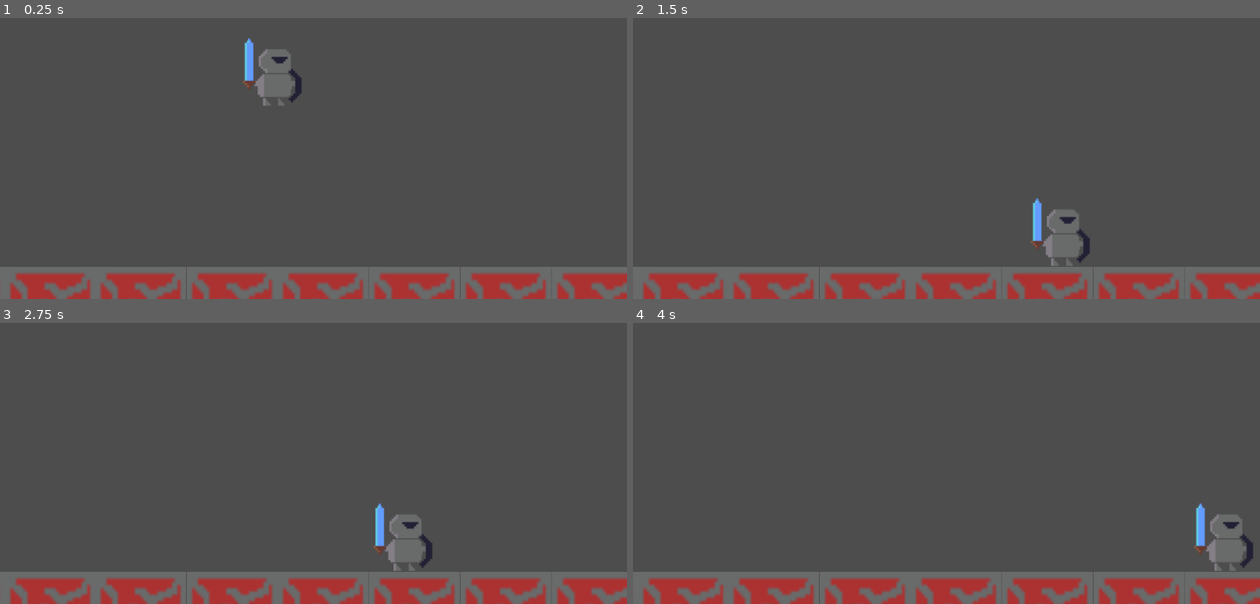
Above: before the commit, frames 1-4 (two rows, left to right).
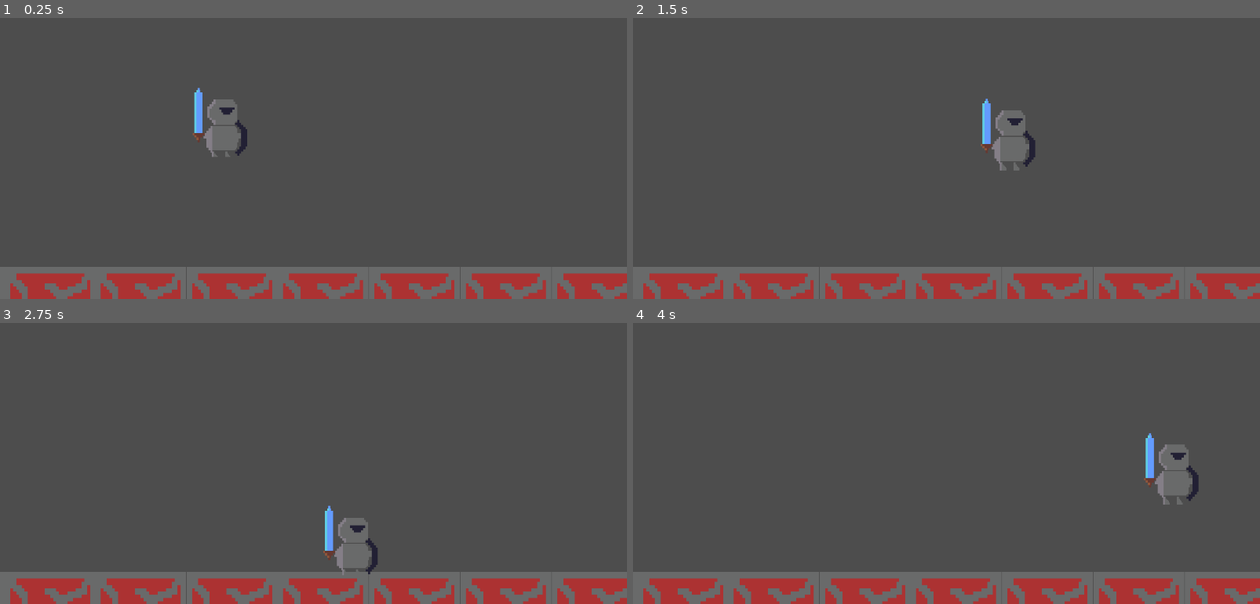
Above: after the commit, the same moments.

Repository: icarosun/the_gem_knight
Game: Godot game, scene res://node_2d.tscn
Two runs of this game, one before a commit and one after it. Both use one fixed random seed, a clock stepped at 60 frames per second and the inputs below.
Inputs:
- Up to frame 1 (0.25 s): no input
- Up to frame 2 (1.5 s): tap Enter (ui_accept) at 0.5, 0.77 s; hold Right (ui_right) from 0.53 s (still down)
- Up to frame 3 (2.75 s): tap Enter (ui_accept) at 1.52 s; release Right (ui_right) at 2.03 s; hold Left (ui_left) from 2.03 s (still down)
- Up to frame 4 (4 s): release Left (ui_left) at 2.78 s; hold Right (ui_right) from 2.78 s (still down); tap Enter (ui_accept) at 3.02, 3.77 s

The runs differ from the first frame. In frame 1, 2.7% of the frame differs, in the area x 1-100%, y 7-100%; in frame 2, 2.7%, in the area x 1-100%, y 28-100%; in frame 3, 2.7%; in frame 4, 2.7%.

Commit message:
add: sprite player

Diff:
--- a/node_2d.tscn
+++ b/node_2d.tscn
@@ -1,30 +1,60 @@
-[gd_scene load_steps=6 format=3 uid="uid://c7vwmc43kr3do"]
+[gd_scene load_steps=12 format=3 uid="uid://c7vwmc43kr3do"]
 
-[ext_resource type="Script" path="res://character_body_2d.gd" id="1_mfo7k"]
-[ext_resource type="Texture2D" uid="uid://8mg1hnlvs30y" path="res://soldado-parado.png" id="2_d7ujr"]
-[ext_resource type="Texture2D" uid="uid://ct0l4bfd46dkk" path="res://Sprite-0002.png" id="3_i6g10"]
+[ext_resource type="Script" path="res://scripts/player.gd" id="2_604b5"]
+[ext_resource type="Texture2D" uid="uid://b7akv2bjhgthh" path="res://assets/soldado-idle.png" id="2_kwqj2"]
+[ext_resource type="Texture2D" uid="uid://ct0l4bfd46dkk" path="res://assets/Sprite-0002.png" id="3_i6g10"]
+
+[sub_resource type="RectangleShape2D" id="RectangleShape2D_hkjpv"]
+size = Vector2(1138.5, 125)
 
 [sub_resource type="RectangleShape2D" id="RectangleShape2D_yciqq"]
 size = Vector2(122, 134)
 
-[sub_resource type="RectangleShape2D" id="RectangleShape2D_hkjpv"]
-size = Vector2(1138.5, 125)
+[sub_resource type="AtlasTexture" id="AtlasTexture_81xq3"]
+atlas = ExtResource("2_kwqj2")
+region = Rect2(0, 0, 64, 64)
+
+[sub_resource type="AtlasTexture" id="AtlasTexture_jipkb"]
+atlas = ExtResource("2_kwqj2")
+region = Rect2(64, 0, 64, 64)
+
+[sub_resource type="AtlasTexture" id="AtlasTexture_qyr7y"]
+atlas = ExtResource("2_kwqj2")
+region = Rect2(128, 0, 64, 64)
+
+[sub_resource type="AtlasTexture" id="AtlasTexture_nl05q"]
+atlas = ExtResource("2_kwqj2")
+region = Rect2(192, 0, 64, 64)
+
+[sub_resource type="AtlasTexture" id="AtlasTexture_itmn3"]
+atlas = ExtResource("2_kwqj2")
+region = Rect2(256, 0, 64, 64)
+
+[sub_resource type="SpriteFrames" id="SpriteFrames_20s3q"]
+animations = [{
+"frames": [{
+"duration": 1.0,
+"texture": SubResource("AtlasTexture_81xq3")
+}, {
+"duration": 1.0,
+"texture": SubResource("AtlasTexture_jipkb")
+}, {
+"duration": 1.0,
+"texture": SubResource("AtlasTexture_qyr7y")
+}, {
+"duration": 1.0,
+"texture": SubResource("AtlasTexture_nl05q")
+}, {
+"duration": 1.0,
+"texture": SubResource("AtlasTexture_itmn3")
+}],
+"loop": true,
+"name": &"idle",
+"speed": 10.0
+}]
 
 [node name="Node2D" type="Node2D"]
 position = Vector2(322, 123)
-
-[node name="CharacterBody2D" type="CharacterBody2D" parent="."]
-position = Vector2(-4, 50)
-script = ExtResource("1_mfo7k")
-
-[node name="CollisionShape2D" type="CollisionShape2D" parent="CharacterBody2D"]
-position = Vector2(181, 28)
-shape = SubResource("RectangleShape2D_yciqq")
-
-[node name="Sprite2D" type="Sprite2D" parent="CharacterBody2D"]
-position = Vector2(183, 28)
-scale = Vector2(1.96875, 2)
-texture = ExtResource("2_d7ujr")
 
 [node name="StaticBody2D" type="StaticBody2D" parent="."]
 position = Vector2(-264, 303)
@@ -72,3 +102,18 @@
 position = Vector2(1039.38, 257.75)
 scale = Vector2(5.22656, 5.89063)
 texture = ExtResource("3_i6g10")
+
+[node name="CharacterBody2D2" type="CharacterBody2D" parent="."]
+script = ExtResource("2_604b5")
+
+[node name="CollisionShape2D" type="CollisionShape2D" parent="CharacterBody2D2"]
+position = Vector2(82, 165)
+shape = SubResource("RectangleShape2D_yciqq")
+
+[node name="AnimatedSprite2D" type="AnimatedSprite2D" parent="CharacterBody2D2"]
+position = Vector2(83, 169)
+scale = Vector2(1.82813, 2.125)
+sprite_frames = SubResource("SpriteFrames_20s3q")
+animation = &"idle"
+autoplay = "idle"
+frame_progress = 0.717775
--- a/project.godot
+++ b/project.godot
@@ -17,5 +17,6 @@
 
 [rendering]
 
+textures/canvas_textures/default_texture_filter=0
 renderer/rendering_method="gl_compatibility"
 renderer/rendering_method.mobile="gl_compatibility"
--- a/character_body_2d.gd
+++ b/scripts/player.gd
@@ -2,7 +2,7 @@
 
 
 const SPEED = 300.0
-const JUMP_VELOCITY = -400.0
+const JUMP_VELOCITY = -600.0
 
 
 func _physics_process(delta: float) -> void:
Renamed: Sprite-0002.png -> assets/Sprite-0002.png
Not shown, changed: assets/Sprite-0002.png.import
Binary file added: assets/soldado-idle.png
Not shown, added: assets/soldado-idle.png.import
Renamed: soldado-parado.png -> assets/soldado-parado.png
Not shown, changed: assets/soldado-parado.png.import
